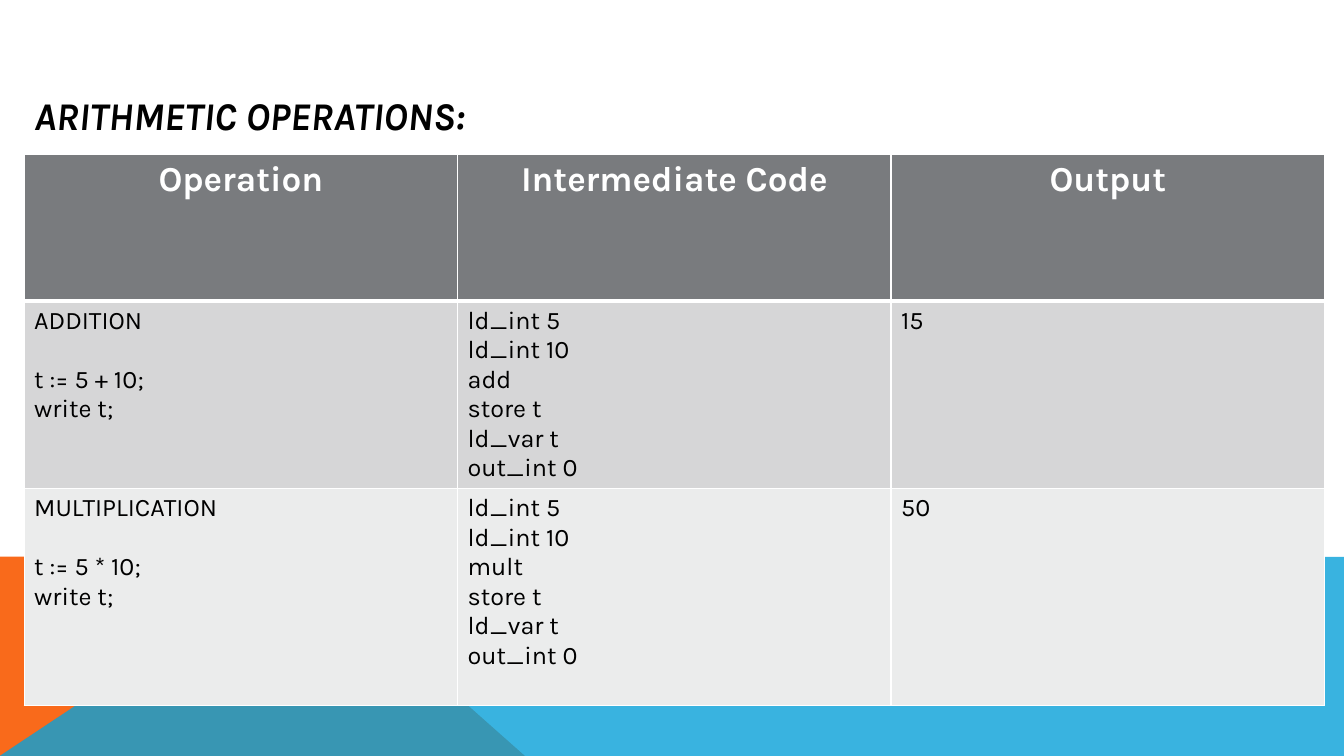
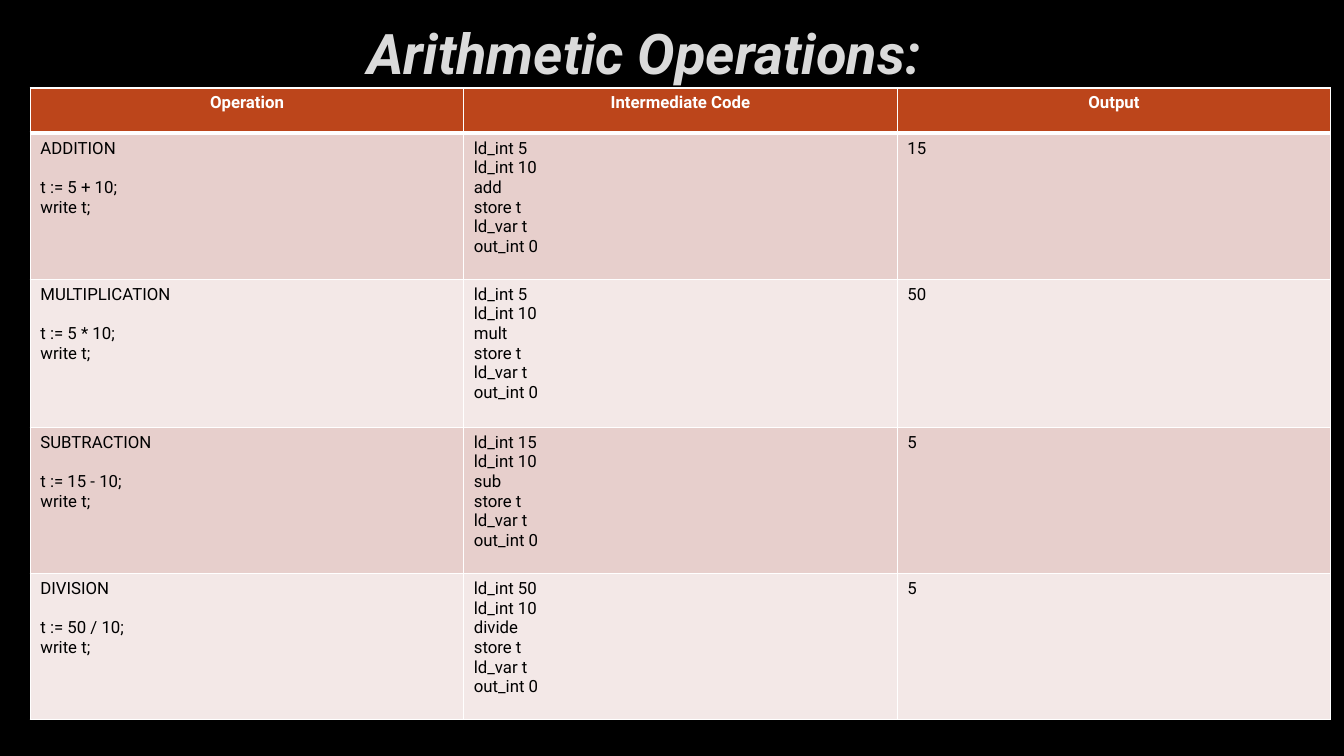
Before and after one commit to bhrlabs/CompilerRuntime, a slide deck: slide 14 of Document/Flash_ppt.pptx (slide 6 before the commit). Drawn at 1344x756 pixels with LibreOffice and Linux fonts; fonts in the diff are those of the drawing; background and template pictures are left out. Boxes give left, top, right and bottom in pixels: in the first picture for what was removed or moved away, otherwise in the second. Text is boxed around its words. In the diff, an @@ line names an element or a change of style, - is before the commit and + after.

```diff
--- a/Document/Flash_ppt.pptx
+++ b/Document/Flash_ppt.pptx
@@ background #FFFFFF to picture (left out) @@
@@ title at (x1=367, y1=32, x2=921, y2=88): text changed; size 28 to 40 pt; font Karla to Roboto; text colour #000000 to #DADADA @@
-ARITHMETIC OPERATIONS:
+Arithmetic Operations:
@@ table at (x1=30, y1=88, x2=1331, y2=723) @@
+row 4: SUBTRACTION / t := 15 - 10; / write t; | ld_int 15 / ld_int 10 / sub / store t / ld_var t / out_int 0 | 5
+row 5: DIVISION / t := 50 / 10; / write t; | ld_int 50 / ld_int 10 / divide / store t / ld_var t / out_int 0 | 5
@@ table resized from (x1=24, y1=155, x2=1325, y2=715) to (x1=30, y1=88, x2=1331, y2=723) @@
@@ freeform shape removed at (x1=0, y1=557, x2=525, y2=756) @@
@@ freeform shape removed at (x1=0, y1=557, x2=1344, y2=756) @@
```
Also in this commit, not shown: 12 other slides changed, 8 slides added, 4 slides removed, 21 other files.
